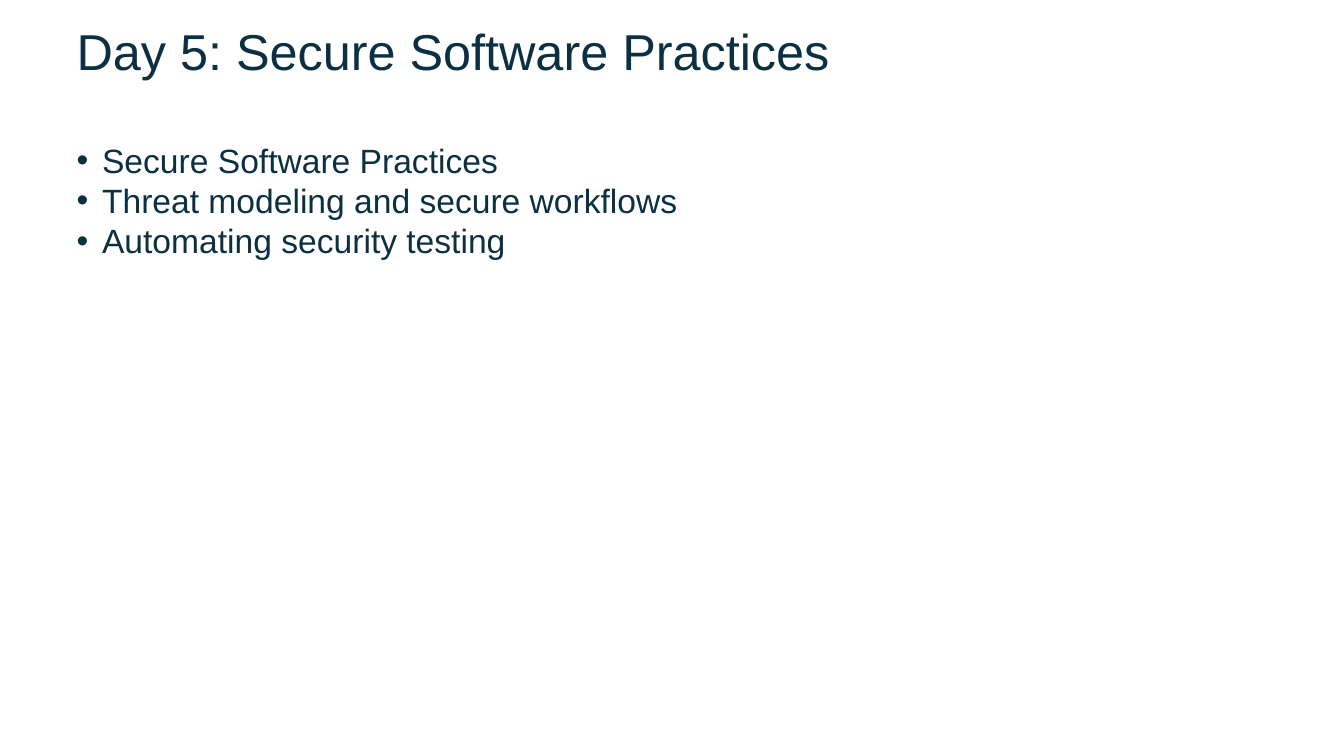
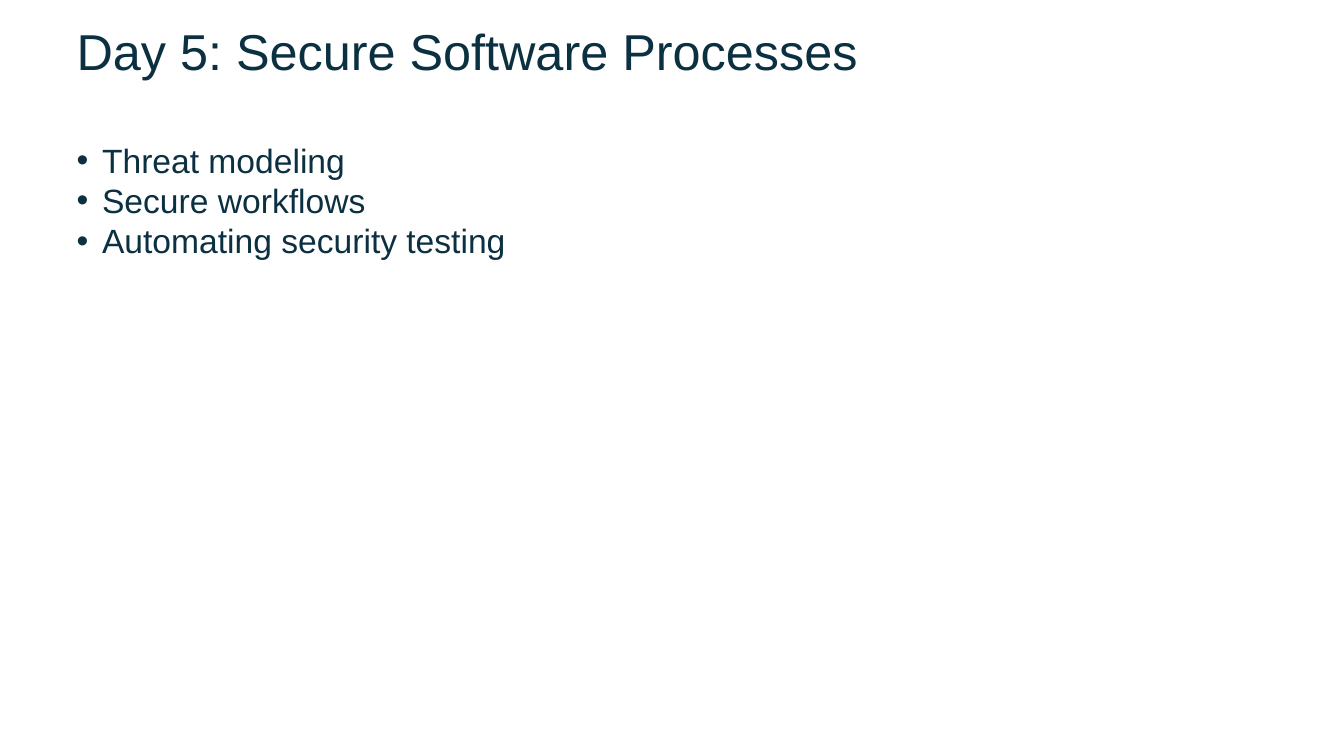
Before and after one commit to FSCJ-FacultyDev/SWC-Columbus-2025, a slide deck: slide 1 of Slides-Day5.pptx. Drawn at 1344x756 pixels with LibreOffice and Linux fonts; fonts in the diff are those of the drawing; background and template pictures are left out. Boxes give left, top, right and bottom in pixels: in the first picture for what was removed or moved away, otherwise in the second. Text is boxed around its words. In the diff, an @@ line names an element or a change of style, - is before the commit and + after.

```diff
--- a/Slides-Day5.pptx
+++ b/Slides-Day5.pptx
@@ text at [77,33,857,80]: text changed @@
-Day 5: Secure Software Practices
+Day 5: Secure Software Processes
@@ text at [102,148,365,214]: text changed @@
-• Secure Software Practices
-• Threat modeling and secure workflows
+• Threat modeling
+• Secure workflows
```
Also in this commit, not shown: 8 other files.
